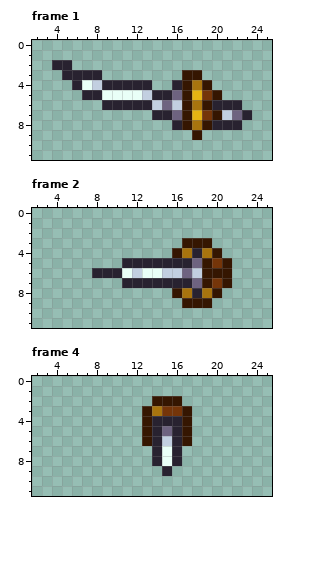
Pixel-art file, stored at Assets/Aseprite/Steel_Sword_Walk_Down.aseprite. The picture above is the old version.
32x32 pixels, 5 frames. Shown: frame 1: x 2..25, y 0..11; frame 2: x 2..25, y 0..11; frame 4: x 2..25, y 0..11. The commit also changed other frames, which this record leaves out.
New version:
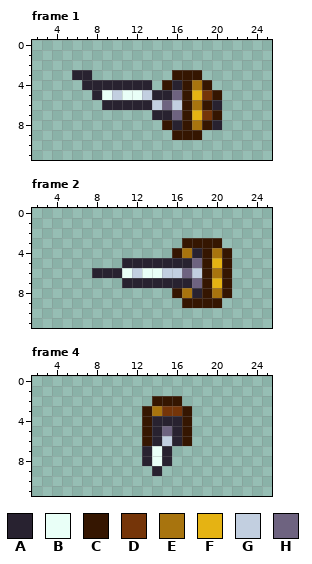
Palette (. is transparent): A #282230  B #e9fff7  C #351601  D #753509  E #a8740e  F #e5b313  G #c2cfe0  H #6e6380
Diff:
{"where": "frame 1"}
{"frame":1,"y":2,"x":4,"old":"AA","new":".."}
{"frame":1,"y":3,"x":5,"old":"A","new":"."}
{"frame":1,"y":3,"x":8,"old":"A","new":"."}
{"frame":1,"y":3,"x":16,"old":".","new":"C"}
{"frame":1,"y":4,"x":6,"old":"ABG","new":".AA"}
{"frame":1,"y":4,"x":15,"old":".","new":"C"}
{"frame":1,"y":5,"x":7,"old":"A","new":"."}
{"frame":1,"y":5,"x":10,"old":"B","new":"G"}
{"frame":1,"y":6,"x":21,"old":"AA","new":".."}
{"frame":1,"y":7,"x":21,"old":"GHA","new":"..."}
{"frame":1,"y":8,"x":15,"old":".","new":"C"}
{"frame":1,"y":8,"x":21,"old":"AA","new":".."}
{"frame":1,"y":9,"x":16,"old":"..","new":"CC"}
{"where": "frame 2"}
{"frame":2,"y":3,"x":20,"old":".","new":"C"}
{"frame":2,"y":4,"x":19,"old":"EC.","new":"CEC"}
{"frame":2,"y":5,"x":20,"old":"D","new":"F"}
{"frame":2,"y":6,"x":20,"old":"C","new":"E"}
{"frame":2,"y":7,"x":20,"old":"D","new":"F"}
{"frame":2,"y":8,"x":19,"old":"EC.","new":"CEC"}
{"frame":2,"y":9,"x":20,"old":".","new":"C"}
{"where": "frame 4"}
{"frame":4,"y":7,"x":13,"old":".ABA","new":"ABA."}
{"frame":4,"y":8,"x":13,"old":".ABA","new":"ABA."}
{"frame":4,"y":9,"x":14,"old":".A","new":"A."}
